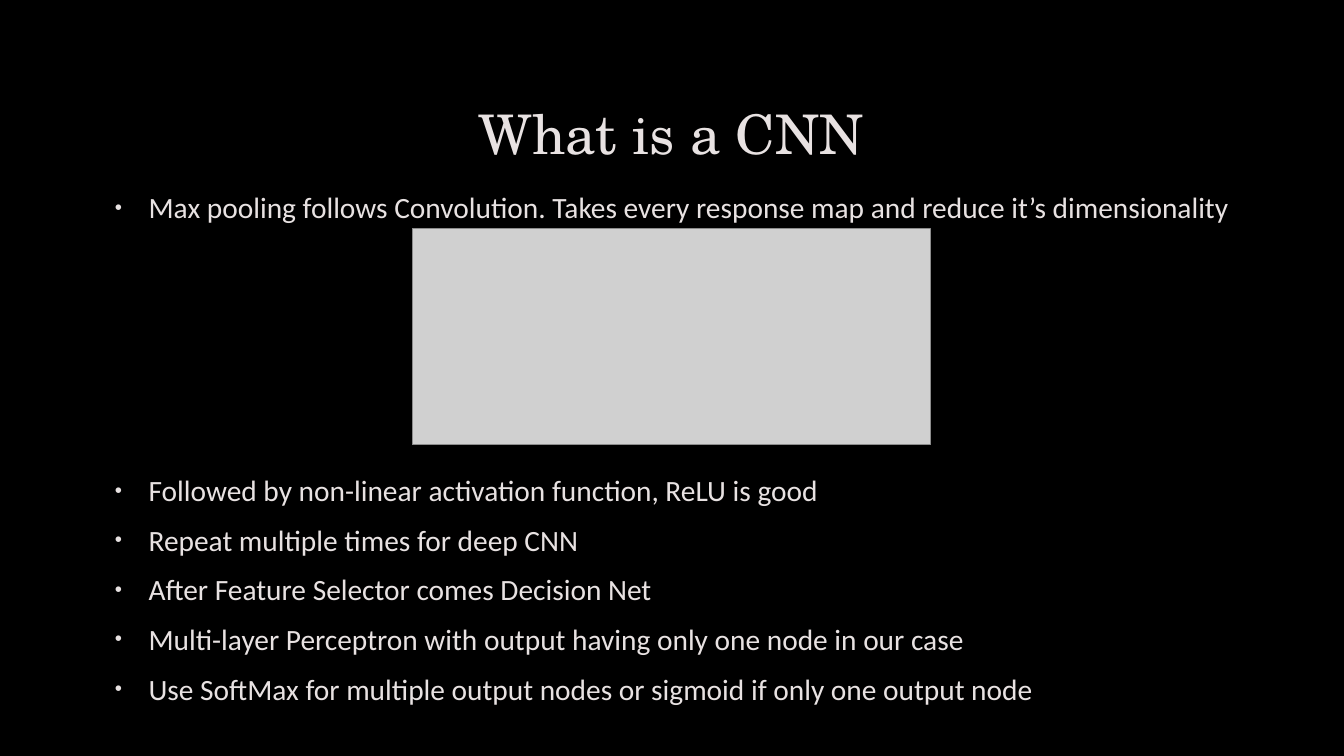
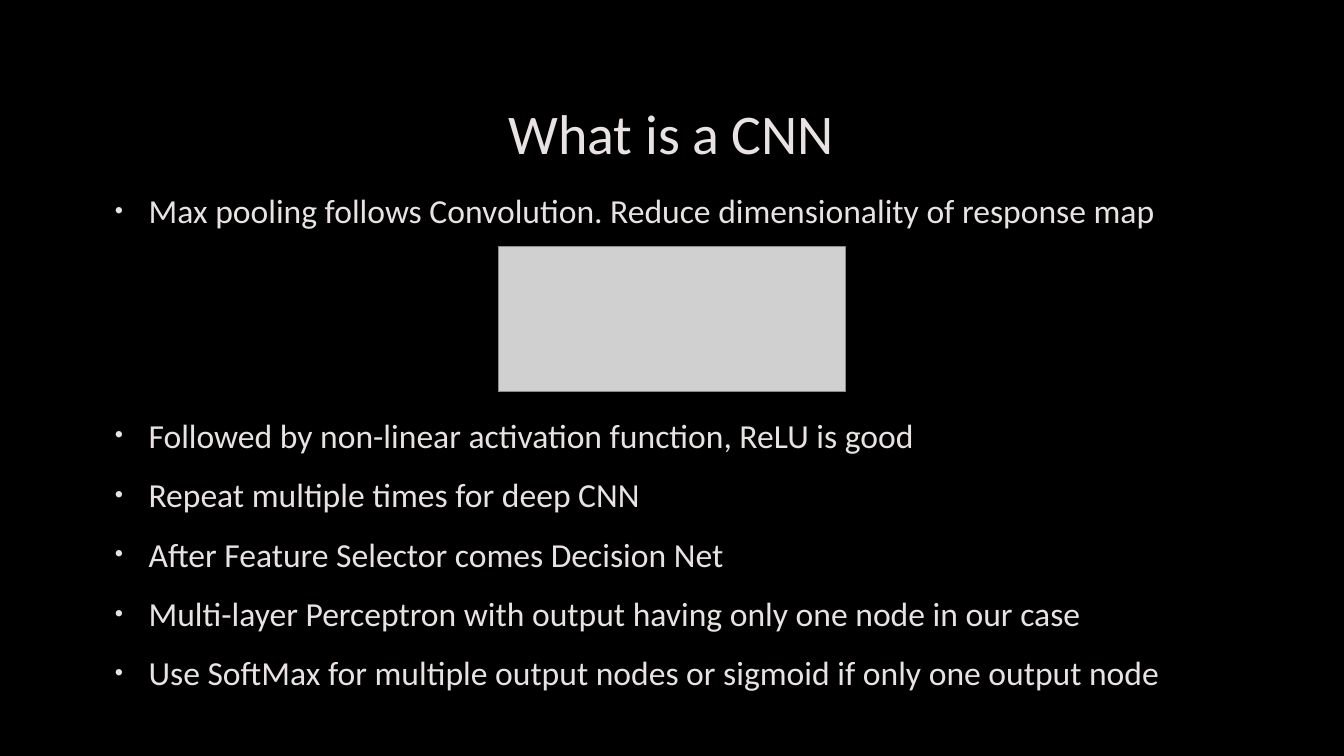
Before and after one commit to psyfb2/Movie-Review-Sentiment-Analysis, a slide deck: slide 5 of CNN for Movie Review Sentiment Analysis.pptx. Drawn at 1344x756 pixels with LibreOffice and Linux fonts; fonts in the diff are those of the drawing; grey boxes stand for pictures; background and template pictures are left out. Boxes give left, top, right and bottom in pixels: in the first picture for what was removed or moved away, otherwise in the second. Text is boxed around its words. In the diff, an @@ line names an element or a change of style, - is before the commit and + after.

```diff
--- a/CNN for Movie Review Sentiment Analysis.pptx
+++ b/CNN for Movie Review Sentiment Analysis.pptx
@@ title "What is a CNN" at (509,115,834,155): size 39 to 40 pt, font TeX Gyre Schola to Calibri @@
@@ text at (149,199,1155,229): text changed; size 21 to 24 pt @@
-• Max pooling follows Convolution. Takes every response map and reduce it’s dimensionality
+• Max pooling follows Convolution. Reduce dimensionality of response map
@@ picture: place and size @@
-picture at (412,229,931,445)
+picture at (498,247,846,392)
@@ text "Followed by non-linear activation function, ...": place and size @@
-text "Followed by non-linear activation function, ..." at (149,480,1032,705)
+text "Followed by non-linear activation function, ..." at (149,424,1159,691)
@@ text "Followed by non-linear activation function, ..." at (149,424,1159,691): size 21 to 24 pt; line spacing 1 to 1.1 @@
```
Also in this commit, not shown: 8 other slides changed, 12 other files.
